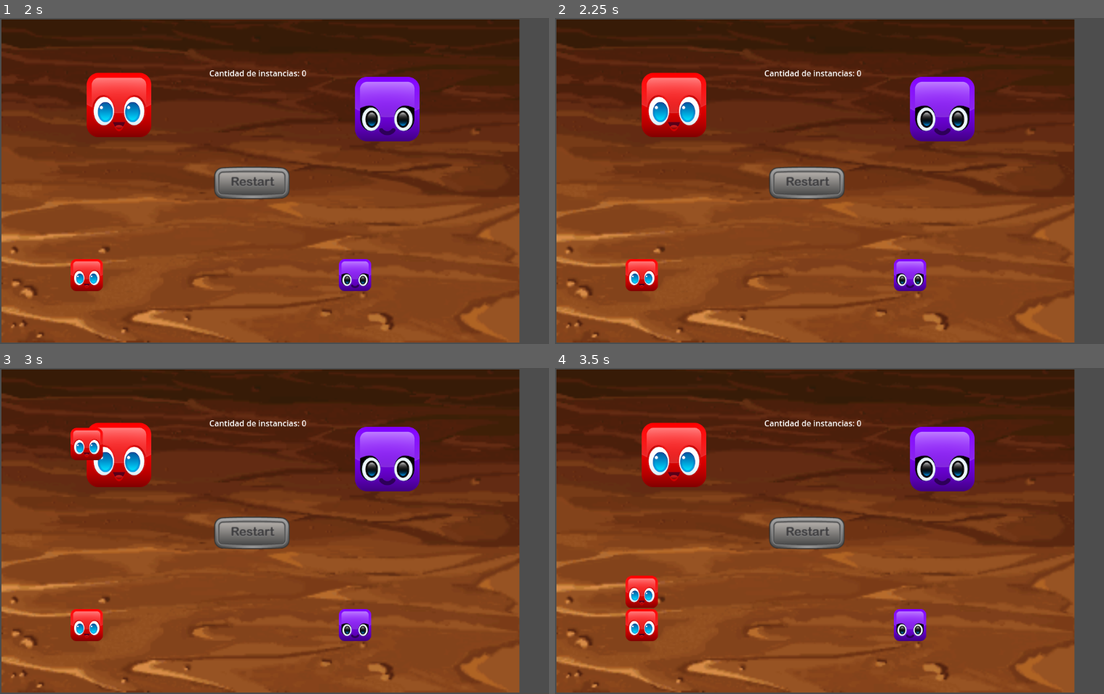
Above: before the commit, frames 1-4 (two rows, left to right).
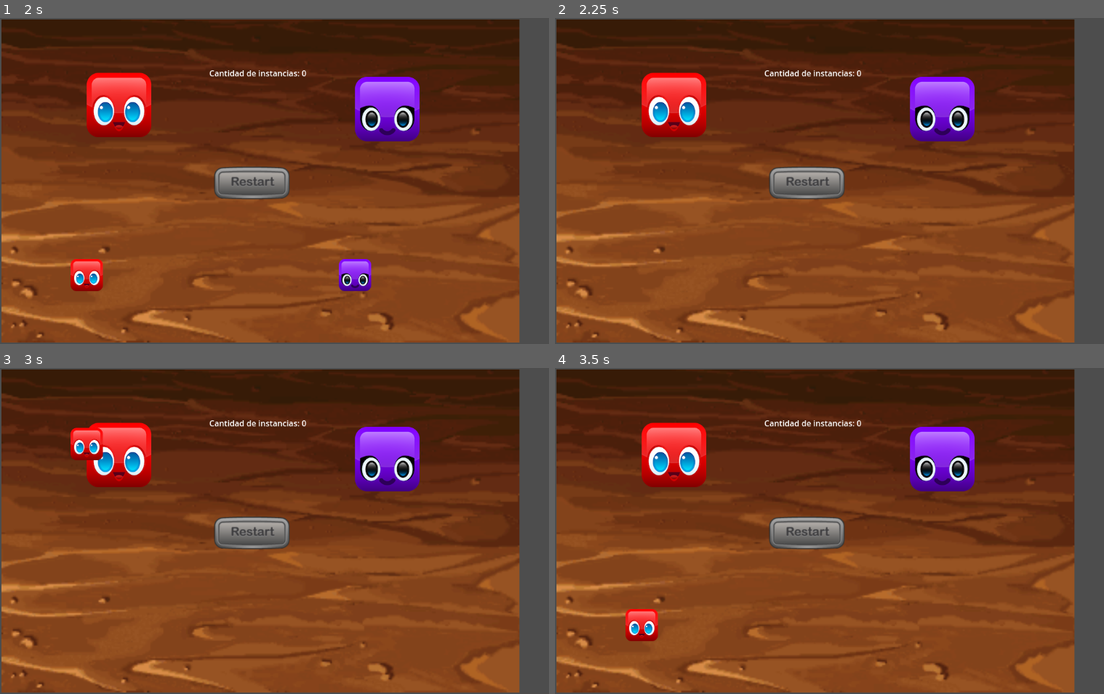
Above: after the commit, the same moments.

Repository: Txavieroliva/Ejercicio_senales
Game: Godot game, scene res://scenes/Menu/Menu.tscn
The game is run twice, just before and just after one commit, with the same random seed, the same clock (stepped at 60 frames per second) and the same inputs.
Inputs (mouse positions are in pixels of both pictures, inside the frame that each line leads up to):
- Up to frame 1 (2 s): click (120, 106) at 0.5 s; click (389, 109) at 1.25 s
- Up to frame 2 (2.25 s): click (807, 184) at 2 s
- Up to frame 3 (3 s): click (120, 456) at 2.75 s
- Up to frame 4 (3.5 s): no input

Frame 1 is identical in both runs. In frame 2, 1.1% of the frame differs, in the area x 12-68%, y 73-84%; in frame 3, 1.1%; in frame 4, 1.2%, in the area x 12-68%, y 63-84%.

Commit message:
Creacion del script de Reset

Diff:
--- a/scenes/Blocks/Violet/BlockViolet.tscn
+++ b/scenes/Blocks/Violet/BlockViolet.tscn
@@ -6,7 +6,7 @@
 [sub_resource type="CircleShape2D" id="1"]
 radius = 32.903
 
-[node name="BlockRed" type="RigidBody2D" groups=["blocks"]]
+[node name="BlockViolet" type="RigidBody2D" groups=["blocks"]]
 gravity_scale = 2.0
 script = ExtResource("1_8cbym")
 
--- /dev/null
+++ b/scenes/Buttons/Reset/Reset.gd
@@ -0,0 +1,6 @@
+extends TextureButton
+
+func _on_button_down():
+	var blocks = get_tree().get_nodes_in_group("blocks")
+	for block in blocks:
+		block.delete()
--- a/scenes/Buttons/Reset/Reset.tscn
+++ b/scenes/Buttons/Reset/Reset.tscn
@@ -1,11 +1,10 @@
-[gd_scene load_steps=2 format=2]
+[gd_scene load_steps=3 format=3 uid="uid://bx5h0s71d1fqb"]
 
-[ext_resource path="res://assets/restart.png" type="Texture" id=1]
+[ext_resource type="Texture2D" uid="uid://dlrbytvyhp1kb" path="res://assets/restart.png" id="1"]
+[ext_resource type="Script" path="res://scenes/Buttons/Reset/Reset.gd" id="2_rrsw2"]
 
 [node name="Reset" type="TextureButton"]
-margin_right = 40.0
-margin_bottom = 40.0
-texture_normal = ExtResource( 1 )
-__meta__ = {
-"_edit_use_anchors_": false
-}
+texture_normal = ExtResource("1")
+script = ExtResource("2_rrsw2")
+
+[connection signal="button_down" from="." to="." method="_on_button_down"]
Not shown: 1 places in scenes/Menu/Menu.tscn that only renumber resources
